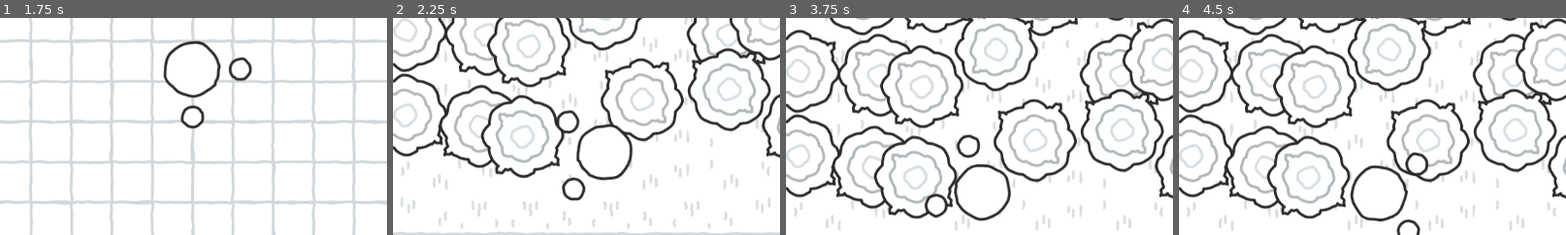
Above: before the commit, frames 1-4 (left to right).
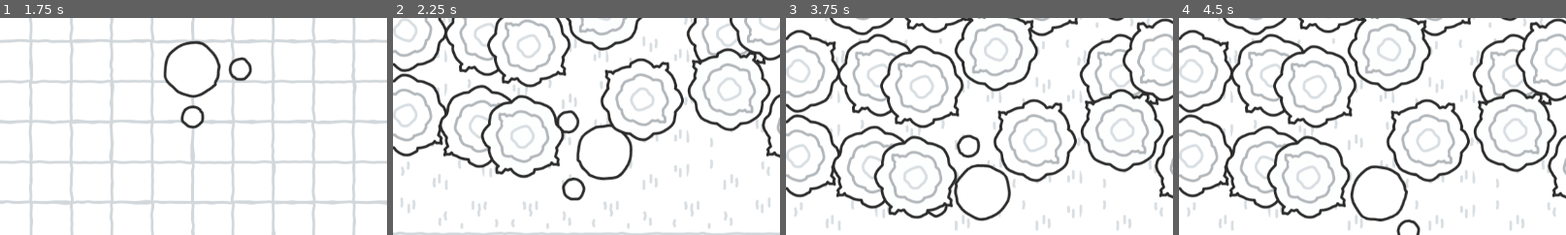
Above: after the commit, the same moments.

Repository: Josephblt/alchromist
Game: Godot game, scene res://scenes/tests/level_test.tscn
Two runs of this game, one before a commit and one after it. Both use one fixed random seed, a clock stepped at 60 frames per second and the inputs below. The project has no main scene, so this scene is started directly.
Inputs (mouse positions are % of the whole screen's width and height, from its top left):
- Up to frame 1 (1.75 s): tap Enter at 0.5 s; move the mouse to (45, 70) at 0.52 s; press the mouse at (45, 70) at 0.53 s; hold Up (Move Up) from 0.53 s (still down); move the mouse to (80, 65) at 1.27 s; release the mouse at (80, 65) at 1.28 s; right-click (80, 65) at 1.35 s
- Up to frame 2 (2.25 s): move the mouse to (20, 35) at 2.02 s; release Up (Move Up) at 2.03 s; press the mouse at (20, 35) at 2.03 s; hold Left (Move Left) from 2.03 s (still down)
- Up to frame 3 (3.75 s): move the mouse to (55, 50) at 2.77 s; release the mouse at (55, 50) at 2.78 s; right-click (55, 50) at 2.85 s; move the mouse to (35, 25) at 3.52 s; release Left (Move Left) at 3.53 s; press the mouse at (35, 25) at 3.53 s; hold Down (Move Down) from 3.53 s (still down)
- Up to frame 4 (4.5 s): tap Space at 4.25 s; move the mouse to (72, 45) at 4.27 s; release Down (Move Down) at 4.28 s; release the mouse at (72, 45) at 4.28 s; hold Right (Move Right) from 4.28 s (still down); right-click (72, 45) at 4.35 s
The pictures show only the part of the screen within x 25-75%, y 0-50%; the shares and areas given below are measured in that part.

Frame 1 is identical in both runs. In frame 2, less than 0.1% of the frame differs, in the area x 42-60%, y 49-54%; in frame 3, 0.2%; in frame 4, 0.3%, in the area x 58-65%, y 61-73%.

Commit message:
Added wall tiles.

Diff:
--- a/scenes/level/limits.tres
+++ b/scenes/level/limits.tres
@@ -1,94 +1,163 @@
-[gd_resource type="TileSet" load_steps=3 format=3 uid="uid://fxbay1l25g6m"]
+[gd_resource type="TileSet" load_steps=5 format=3 uid="uid://fxbay1l25g6m"]
 
 [ext_resource type="Texture2D" uid="uid://regyvecg2p78" path="res://assets/sprites/level/limits/trees.svg" id="1_21get"]
+[ext_resource type="Texture2D" uid="uid://b2vfviesljk58" path="res://assets/sprites/level/limits/walls.svg" id="2_rm1m4"]
 
 [sub_resource type="TileSetAtlasSource" id="TileSetAtlasSource_rm1m4"]
 texture = ExtResource("1_21get")
 texture_region_size = Vector2i(256, 256)
 0:0/next_alternative_id = 8
 0:0/0 = 0
+0:0/0/z_index = 3
 0:0/0/terrain_set = 0
 0:0/0/terrain = 0
 0:0/0/physics_layer_0/polygon_0/points = PackedVector2Array(-48, 39, -48, 33, -42, 27, -45, 24, -45, 15, -48, 9, -54, 0 …(287 unchanged characters)…
 0:0/1 = 1
 0:0/1/flip_h = true
+0:0/1/z_index = 3
 0:0/1/terrain_set = 0
 0:0/1/terrain = 0
 0:0/1/physics_layer_0/polygon_0/points = PackedVector2Array(48, 39, 48, 33, 42, 27, 45, 24, 45, 15, 48, 9, 54, 0, 54, - …(285 unchanged characters)…
 0:0/2 = 2
 0:0/2/flip_v = true
+0:0/2/z_index = 3
 0:0/2/terrain_set = 0
 0:0/2/terrain = 0
 0:0/2/physics_layer_0/polygon_0/points = PackedVector2Array(-48, -39, -48, -33, -42, -27, -45, -24, -45, -15, -48, -9,  …(294 unchanged characters)…
 0:0/3 = 3
 0:0/3/flip_h = true
 0:0/3/flip_v = true
+0:0/3/z_index = 3
 0:0/3/terrain_set = 0
 0:0/3/terrain = 0
 0:0/3/physics_layer_0/polygon_0/points = PackedVector2Array(48, -39, 48, -33, 42, -27, 45, -24, 45, -15, 48, -9, 54, 0, …(292 unchanged characters)…
 1:0/next_alternative_id = 8
 1:0/0 = 0
+1:0/0/z_index = 3
 1:0/0/terrain_set = 0
 1:0/0/terrain = 0
 1:0/0/physics_layer_0/polygon_0/points = PackedVector2Array(-21, 75, -21, 69, -15, 63, -18, 60, -18, 51, -21, 45, -27,  …(274 unchanged characters)…
 1:0/1 = 1
 1:0/1/flip_h = true
+1:0/1/z_index = 3
 1:0/1/terrain_set = 0
 1:0/1/terrain = 0
 1:0/1/physics_layer_0/polygon_0/points = PackedVector2Array(21, 75, 21, 69, 15, 63, 18, 60, 18, 51, 21, 45, 27, 36, 27, …(286 unchanged characters)…
 1:0/2 = 2
 1:0/2/flip_v = true
+1:0/2/z_index = 3
 1:0/2/terrain_set = 0
 1:0/2/terrain = 0
 1:0/2/physics_layer_0/polygon_0/points = PackedVector2Array(-21, -75, -21, -69, -15, -63, -18, -60, -18, -51, -21, -45, …(295 unchanged characters)…
 1:0/3 = 3
 1:0/3/flip_h = true
 1:0/3/flip_v = true
+1:0/3/z_index = 3
 1:0/3/terrain_set = 0
 1:0/3/terrain = 0
 1:0/3/physics_layer_0/polygon_0/points = PackedVector2Array(21, -75, 21, -69, 15, -63, 18, -60, 18, -51, 21, -45, 27, - …(307 unchanged characters)…
 0:1/next_alternative_id = 4
 0:1/0 = 0
+0:1/0/z_index = 3
 0:1/0/terrain_set = 0
 0:1/0/terrain = 0
 0:1/0/physics_layer_0/polygon_0/points = PackedVector2Array(-30, 60, -30, 54, -24, 48, -27, 45, -27, 36, -30, 30, -36,  …(279 unchanged characters)…
 0:1/1 = 1
 0:1/1/flip_h = true
+0:1/1/z_index = 3
 0:1/1/terrain_set = 0
 0:1/1/terrain = 0
 0:1/1/physics_layer_0/polygon_0/points = PackedVector2Array(30, 60, 30, 54, 24, 48, 27, 45, 27, 36, 30, 30, 36, 21, 36, …(287 unchanged characters)…
 0:1/2 = 2
 0:1/2/flip_v = true
+0:1/2/z_index = 3
 0:1/2/terrain_set = 0
 0:1/2/terrain = 0
 0:1/2/physics_layer_0/polygon_0/points = PackedVector2Array(-30, -60, -30, -54, -24, -48, -27, -45, -27, -36, -30, -30, …(293 unchanged characters)…
 0:1/3 = 3
 0:1/3/flip_h = true
 0:1/3/flip_v = true
+0:1/3/z_index = 3
 0:1/3/terrain_set = 0
 0:1/3/terrain = 0
 0:1/3/physics_layer_0/polygon_0/points = PackedVector2Array(30, -60, 30, -54, 24, -48, 27, -45, 27, -36, 30, -30, 36, - …(301 unchanged characters)…
 1:1/next_alternative_id = 4
 1:1/0 = 0
+1:1/0/z_index = 3
 1:1/0/terrain_set = 0
 1:1/0/terrain = 0
 1:1/0/physics_layer_0/polygon_0/points = PackedVector2Array(-87, 43, -87, 37, -81, 31, -84, 28, -84, 19, -87, 13, -93,  …(297 unchanged characters)…
 1:1/1 = 1
 1:1/1/flip_h = true
+1:1/1/z_index = 3
 1:1/1/terrain_set = 0
 1:1/1/terrain = 0
 1:1/1/physics_layer_0/polygon_0/points = PackedVector2Array(87, 43, 87, 37, 81, 31, 84, 28, 84, 19, 87, 13, 93, 4, 93,  …(277 unchanged characters)…
 1:1/2 = 2
 1:1/2/flip_v = true
+1:1/2/z_index = 3
 1:1/2/terrain_set = 0
 1:1/2/terrain = 0
 1:1/2/physics_layer_0/polygon_0/points = PackedVector2Array(-87, -43, -87, -37, -81, -31, -84, -28, -84, -19, -87, -13, …(305 unchanged characters)…
 1:1/3 = 3
 1:1/3/flip_h = true
 1:1/3/flip_v = true
+1:1/3/z_index = 3
 1:1/3/terrain_set = 0
 1:1/3/terrain = 0
 1:1/3/physics_layer_0/polygon_0/points = PackedVector2Array(87, -43, 87, -37, 81, -31, 84, -28, 84, -19, 87, -13, 93, - …(285 unchanged characters)…
+
+[sub_resource type="TileSetAtlasSource" id="TileSetAtlasSource_kd4ik"]
+texture = ExtResource("2_rm1m4")
+texture_region_size = Vector2i(128, 128)
+0:0/0 = 0
+0:0/0/z_index = 3
+0:0/0/terrain_set = 0
+0:0/0/physics_layer_0/polygon_0/points = PackedVector2Array(-60, 60, -60, -60, 60, -60, 60, -21, -21, -21, -21, 60)
+1:0/0 = 0
+1:0/0/z_index = 3
+1:0/0/terrain_set = 0
+1:0/0/physics_layer_0/polygon_0/points = PackedVector2Array(-60, -60, 60, -60, 60, -21, -60, -21)
+2:0/0 = 0
+2:0/0/z_index = 3
+2:0/0/terrain_set = 0
+2:0/0/physics_layer_0/polygon_0/points = PackedVector2Array(-60, -60, -21, -60, -21, -42, -42, -21, -60, -21)
+0:1/0 = 0
+0:1/0/z_index = 3
+0:1/0/terrain_set = 0
+0:1/0/physics_layer_0/polygon_0/points = PackedVector2Array(-60, -60, 60, -60, 60, 60, 21, 60, 21, -21, -60, -21)
+1:1/0 = 0
+1:1/0/z_index = 3
+1:1/0/terrain_set = 0
+1:1/0/physics_layer_0/polygon_0/points = PackedVector2Array(60, -60, 60, 60, 21, 60, 21, -60)
+2:1/0 = 0
+2:1/0/z_index = 3
+2:1/0/terrain_set = 0
+2:1/0/physics_layer_0/polygon_0/points = PackedVector2Array(60, -60, 60, -21, 42, -21, 21, -42, 21, -60)
+0:2/0 = 0
+0:2/0/z_index = 3
+0:2/0/terrain_set = 0
+0:2/0/physics_layer_0/polygon_0/points = PackedVector2Array(60, -60, 60, 60, -60, 60, -60, 21, 21, 21, 21, -60)
+1:2/0 = 0
+1:2/0/z_index = 3
+1:2/0/terrain_set = 0
+1:2/0/physics_layer_0/polygon_0/points = PackedVector2Array(60, 60, -60, 60, -60, 21, 60, 21)
+2:2/0 = 0
+2:2/0/z_index = 3
+2:2/0/terrain_set = 0
+2:2/0/physics_layer_0/polygon_0/points = PackedVector2Array(60, 60, 21, 60, 21, 42, 42, 21, 60, 21)
+0:3/0 = 0
+0:3/0/z_index = 3
+0:3/0/terrain_set = 0
+0:3/0/physics_layer_0/polygon_0/points = PackedVector2Array(60, 60, -60, 60, -60, -60, -21, -60, -21, 21, 60, 21)
+1:3/0 = 0
+1:3/0/z_index = 3
+1:3/0/terrain_set = 0
+1:3/0/physics_layer_0/polygon_0/points = PackedVector2Array(-60, 60, -60, -60, -21, -60, -21, 60)
+2:3/0 = 0
+2:3/0/z_index = 3
+2:3/0/terrain_set = 0
+2:3/0/physics_layer_0/polygon_0/points = PackedVector2Array(-60, 60, -60, 21, -42, 21, -21, 42, -21, 60)
 
 [resource]
 tile_size = Vector2i(120, 120)
@@ -99,3 +168,4 @@
 terrain_set_0/terrain_1/name = "Walls"
 terrain_set_0/terrain_1/color = Color(0.5, 0.5, 0.5, 1)
 sources/0 = SubResource("TileSetAtlasSource_rm1m4")
+sources/1 = SubResource("TileSetAtlasSource_kd4ik")
